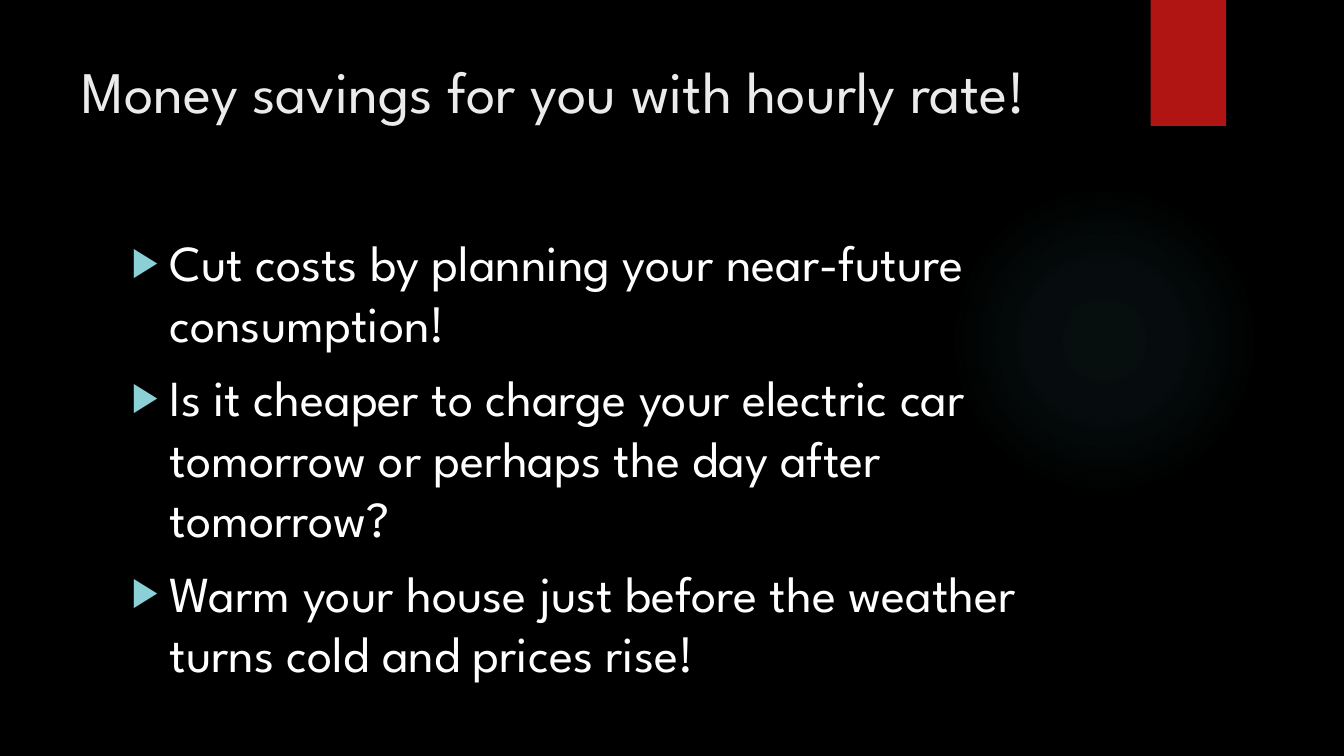
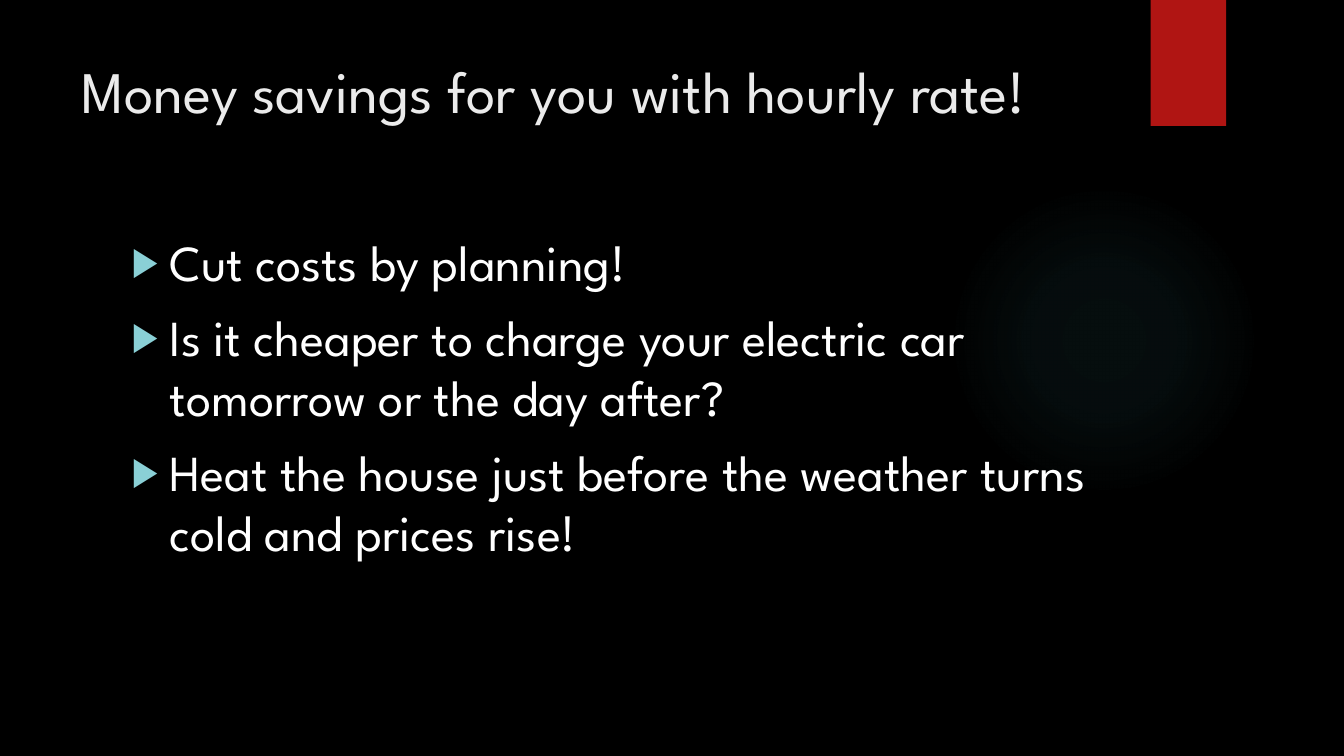
Before and after one commit to IDS-mini/electricity, a slide deck: slide 2 of marketing/presentation.pptx. Drawn at 1344x756 pixels with LibreOffice and Linux fonts; fonts in the diff are those of the drawing; background and template pictures are left out. Boxes give left, top, right and bottom in pixels: in the first picture for what was removed or moved away, otherwise in the second. Text is boxed around its words. In the diff, an @@ line names an element or a change of style, - is before the commit and + after.

Commit message:
minor adj in presentation

```diff
--- a/marketing/presentation.pptx
+++ b/marketing/presentation.pptx
@@ text at box(170, 246, 1085, 562): text changed @@
-▶ Cut costs by planning your near-future consumption!
-▶ Is it cheaper to charge your electric car tomorrow or perhaps the day after tomorrow?
-▶ Warm your house just before the weather turns cold and prices rise!
+▶ Cut costs by planning!
+▶ Is it cheaper to charge your electric car tomorrow or the day after?
+▶ Heat the house just before the weather turns cold and prices rise!
```
Also in this commit, not shown: 1 other slide changed.
